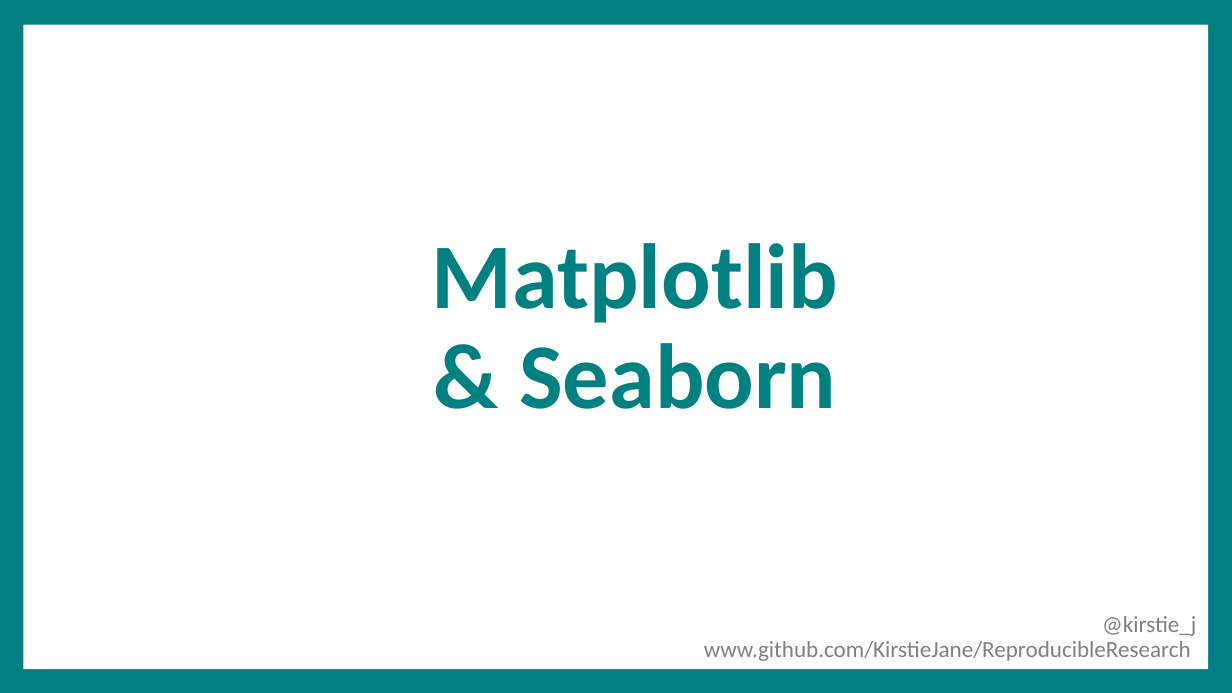
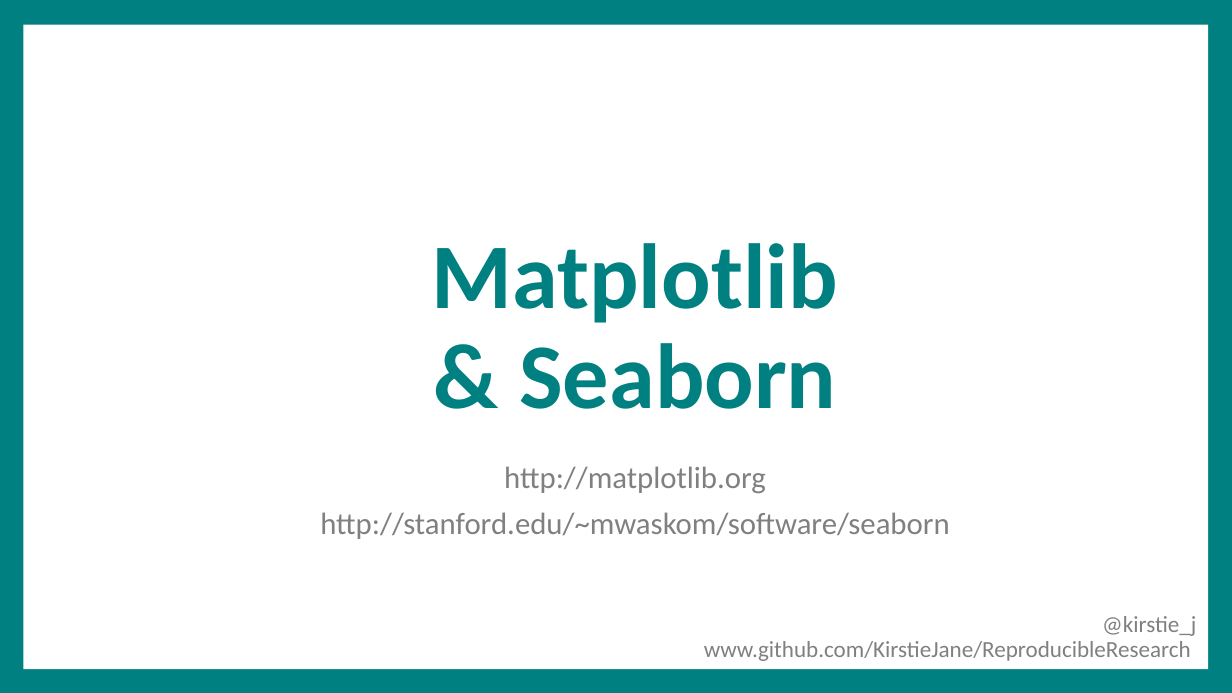
Before and after one commit to WhitakerLab/ReproducibleResearch, a slide deck: slide 30 of PRESENTATIONS/Whitaker_PdocMasterClass_April2016.pptx. Drawn at 1232x693 pixels with LibreOffice and Linux fonts; fonts in the diff are those of the drawing; background and template pictures are left out. Boxes give left, top, right and bottom in pixels: in the first picture for what was removed or moved away, otherwise in the second. Text is boxed around its words. In the diff, an @@ line names an element or a change of style, - is before the commit and + after.

```diff
--- a/PRESENTATIONS/Whitaker_PdocMasterClass_April2016.pptx
+++ b/PRESENTATIONS/Whitaker_PdocMasterClass_April2016.pptx
@@ text added at <box>504,466,766,493</box>, 24 pt, text #808080 @@
+http://matplotlib.org
@@ text added at <box>320,512,950,539</box>, 24 pt, text #808080 @@
+http://stanford.edu/~mwaskom/software/seaborn
```
Also in this commit, not shown: 4 other slides changed.
